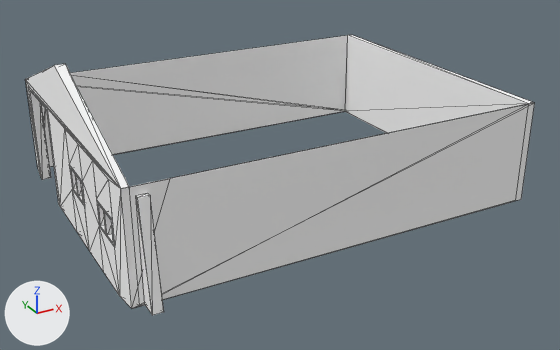
The glTF model annebirthday_godot/assets/models/ruine/ruine.glb, before and after one commit.
The view is the same before and after, from a 50 mm camera at (-5.19, -20.69, 8.59) aimed at (5.95, -0.43, -1.54). Arrows for +X, +Y and +Z are at lower left; the lights stay in place. Mesh edges are drawn as thin lines. Vertices at the same position are counted once.

In view in the first picture: 'ruine'.
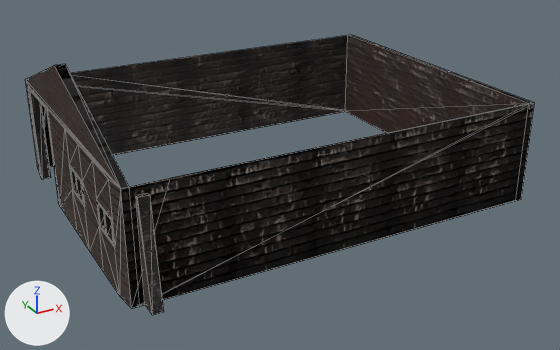
Where the change shows, as pixel boxes (x1, y1, x2, y2) in the pictures (560 x 350 px):
```json
{"object": "ruine", "change": "surface changed", "before": [26, 35, 534, 315], "after": [26, 35, 534, 315], "on screen": "grey to black"}
```

The change, as JSON lines over the scene's bpy script:
```json
{"op": "add", "block": "img_brick_texture", "code": ["img_brick_texture = load_image('brick_texture', '_unpacked/brick_texture', 1740, 1160, 'Non-Color')"]}
{"block": "mat_shed", "where": "n0 = _N.new('ShaderNodeBsdfPrincipled'); n0.name = 'Principled BSDF'"}
{"op": "remove", "block": "mat_shed", "code": "n0.inputs[0].default_value = (1.0, 1.0, 1.0, 1.0)  # 'Base Color', white #ffffff"}
{"op": "add", "block": "mat_shed", "code": "n2 = _N.new('ShaderNodeTexImage'); n2.name = 'Image Texture'"}
{"op": "add", "block": "mat_shed", "code": "n2.image = img_brick_texture"}
{"op": "add", "block": "mat_shed", "code": "n3 = _N.new('ShaderNodeNormalMap'); n3.name = 'Normal Map'"}
{"op": "add", "block": "mat_shed", "code": "n3.uv_map = 'UVMap'"}
{"op": "add", "block": "mat_shed", "code": "n4 = _N.new('ShaderNodeTexImage'); n4.name = 'Image Texture.001'"}
{"op": "add", "block": "mat_shed", "code": "n4.image = img_brick_texture"}
{"op": "add", "block": "mat_shed", "code": "_L.new(n2.outputs[0], n0.inputs[0])  # 'Color' to 'Base Color'"}
{"op": "add", "block": "mat_shed", "code": "_L.new(n3.outputs[0], n0.inputs[5])  # 'Normal' to 'Normal'"}
{"op": "add", "block": "mat_shed", "code": "_L.new(n4.outputs[0], n3.inputs[1])  # 'Color' to 'Color'"}
{"block": "me_plane", "where": "me_plane.from_pydata(...)  # 121 vertices, 242 faces; spans x -0.61..12.57, y -5.1..6.04, z -2.21..2.79"}
{"block": "me_plane", "where": "# used by ob_ruine; location = (0.0, 0.0, 0.0)"}
{"block": "me_plane", "change": "me_plane part 1: texture (UV) coordinates of 150 of 242 faces, centred in x -0.61..12.57, y -4.96..5.9, z -1.74..1.64, changed; they spanned u 0.0..1.0, v 0.0..1.0 and now span u -2.11..3.12, v -0.48..1.47"}
```
